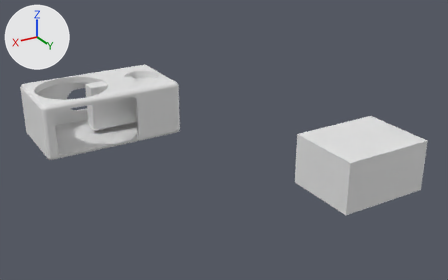
The Blender file New Folder/Untitled.blend, before and after one commit.
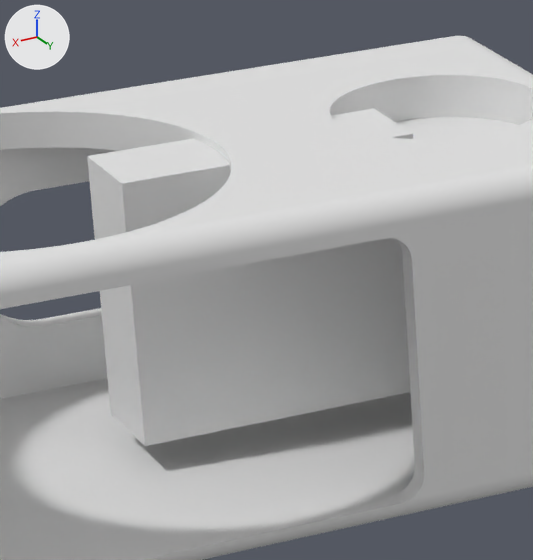
Each version is shown whole from a camera (50 mm lens) standing at (0.1603, 0.4619, 0.1772) and looking at (-0.0569, 0.0998, -0.0039), then close up on the part from 16% to 35% of the width and 21% to 53% of the height. Lighting does not change. The marker at upper left points along +X, +Y and +Z. The last two pictures show the newer version.
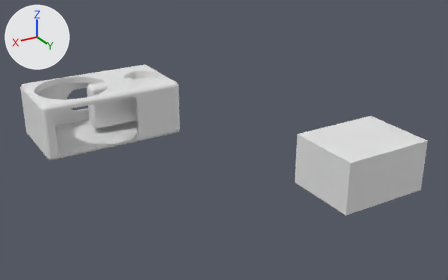
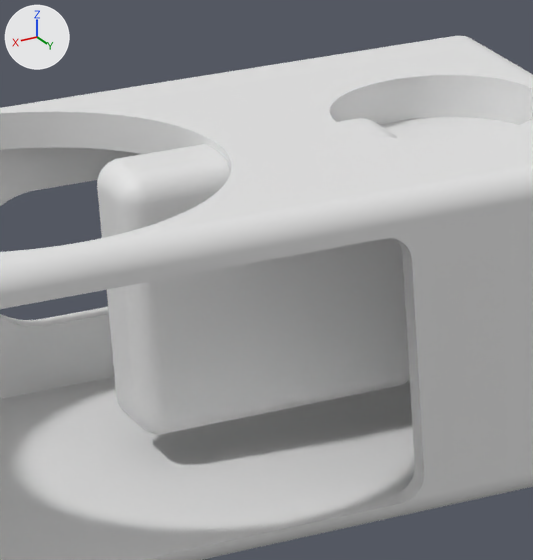
Where the change shows, as pixel boxes (x1, y1, x2, y2) in the close-ups (533 x 560 px):
'Cube.003', modifiers changed (6% shorter): before (87, 109, 413, 446); after (97, 118, 410, 434)

Patch to the scene script:
```diff
--- a/New Folder/Untitled.blend.py
+++ b/New Folder/Untitled.blend.py
@@ ob_cube_003 @@
 ob_cube_003.location = (-0.01, 0.0, 0.003)
+_m = ob_cube_003.modifiers.new('Bevel', 'BEVEL')
+_m.width = 0.005
+_m.width_pct = 0.005
+_m.segments = 100
+_m.offset_type = 'WIDTH'
```
